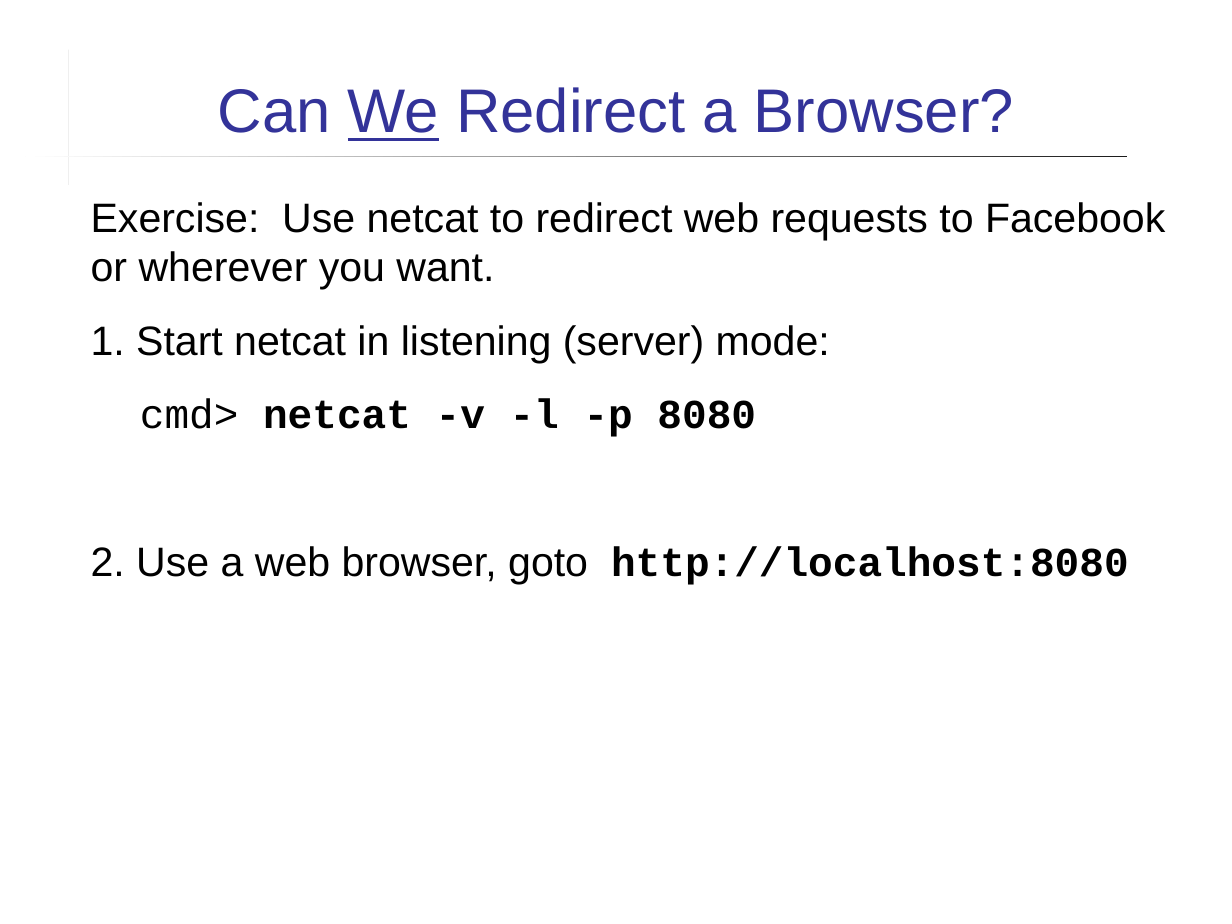
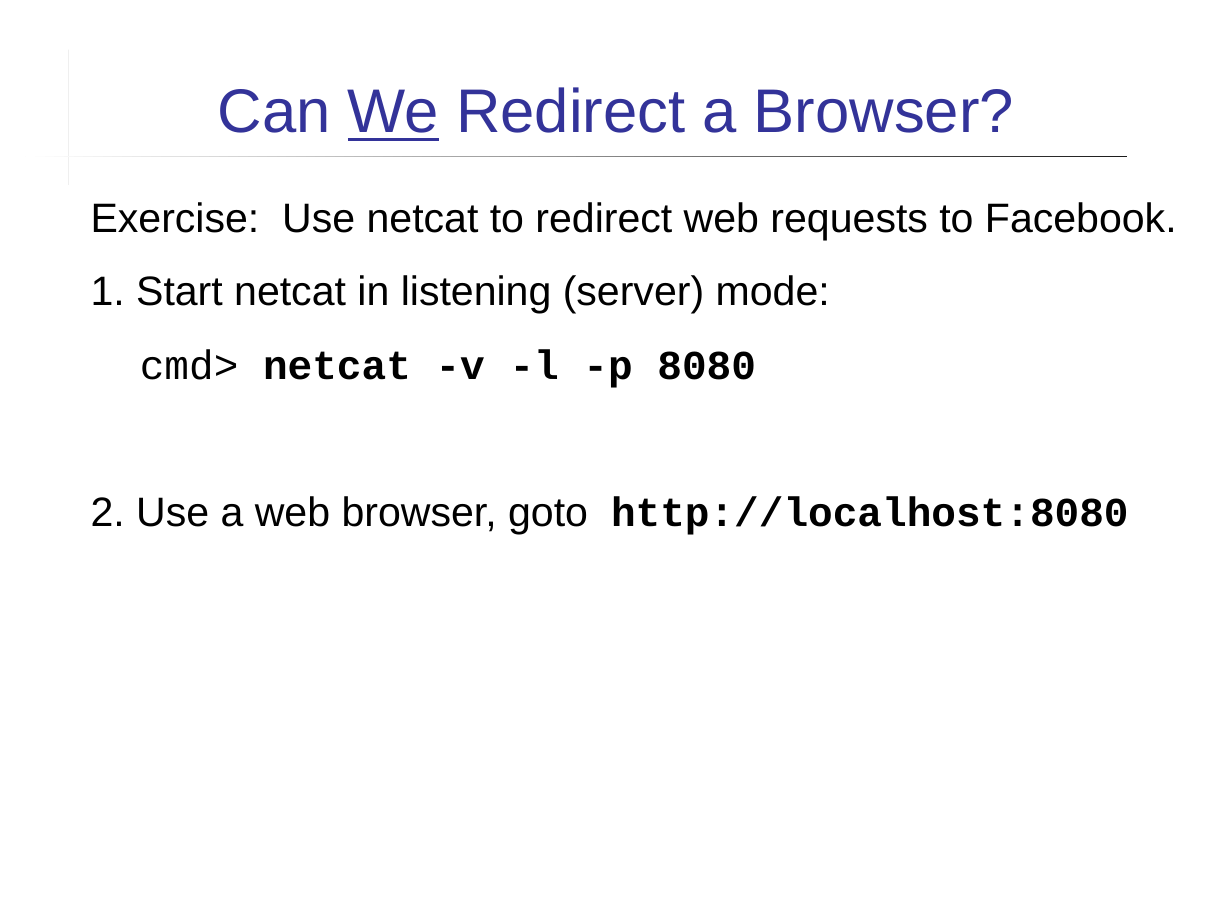
Before and after one commit to cpske/ISP, a slide deck: slide 13 of web/HTTP-in-Action.ppt. Drawn at 1232x924 pixels with LibreOffice and Linux fonts; fonts in the diff are those of the drawing. Boxes give left, top, right and bottom in pixels: in the first picture for what was removed or moved away, otherwise in the second. Text is boxed around its words. In the diff, an @@ line names an element or a change of style, - is before the commit and + after.

```diff
--- a/web/HTTP-in-Action.ppt
+++ b/web/HTTP-in-Action.ppt
@@ text at (x1=91, y1=202, x2=1177, y2=240): text changed @@
-Exercise: Use netcat to redirect web requests to Facebook or wherever you want.
+Exercise: Use netcat to redirect web requests to Facebook.
```
Also in this commit, not shown: 13 other slides changed, 6 other files.
